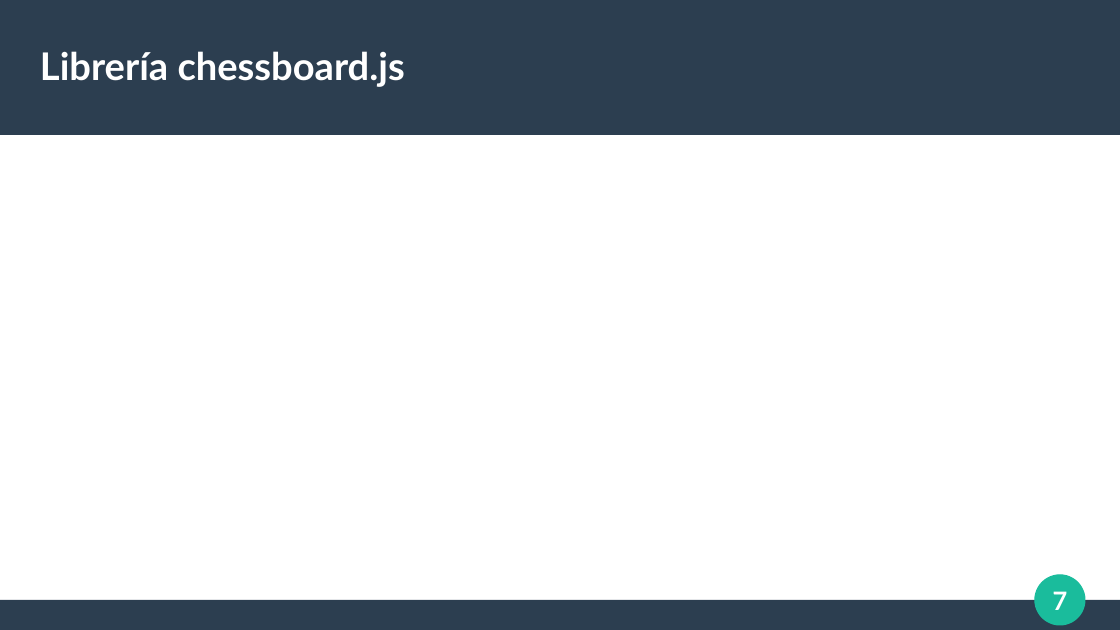
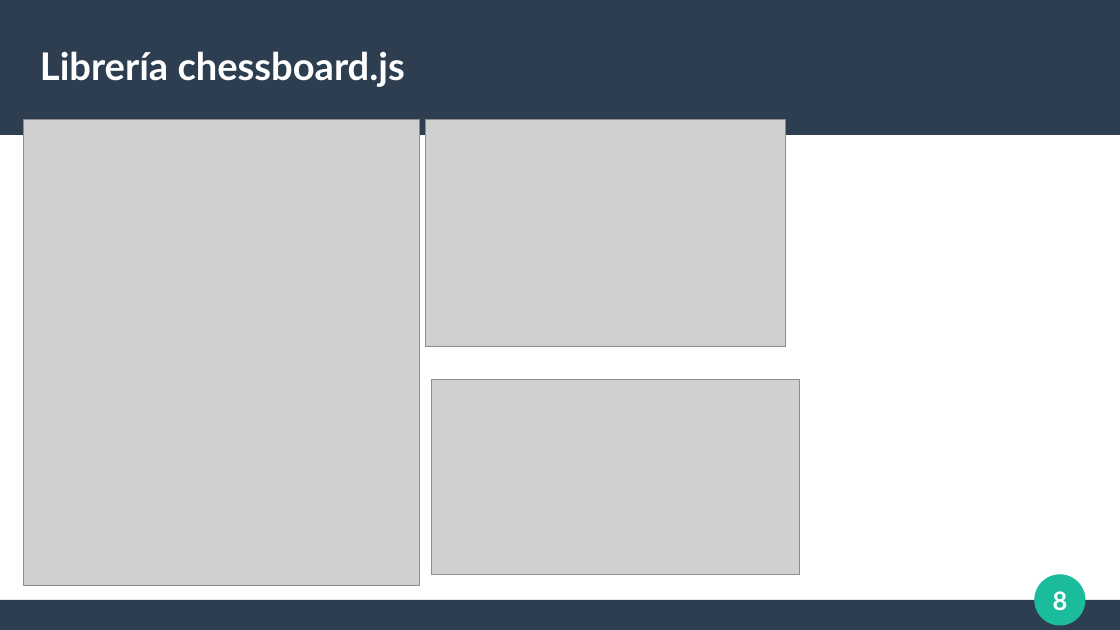
Before and after one commit to El69Man/Chess-Online, a slide deck: slide 8 of Documentación/Exposición.odp (slide 7 before the commit). Drawn at 1120x630 pixels with LibreOffice and Linux fonts; fonts in the diff are those of the drawing; grey boxes stand for pictures. Boxes give left, top, right and bottom in pixels: in the first picture for what was removed or moved away, otherwise in the second. Text is boxed around its words. In the diff, an @@ line names an element or a change of style, - is before the commit and + after.

```diff
--- a/Documentación/Exposición.odp
+++ b/Documentación/Exposición.odp
@@ picture added at [24,120,421,585] @@
@@ picture added at [426,120,786,347] @@
@@ picture added at [432,380,800,575] @@
@@ page number at [1053,591,1068,610]: text changed @@
-7
+8
```
Also in this commit, not shown: 1 other slide changed, 2 slides added.
